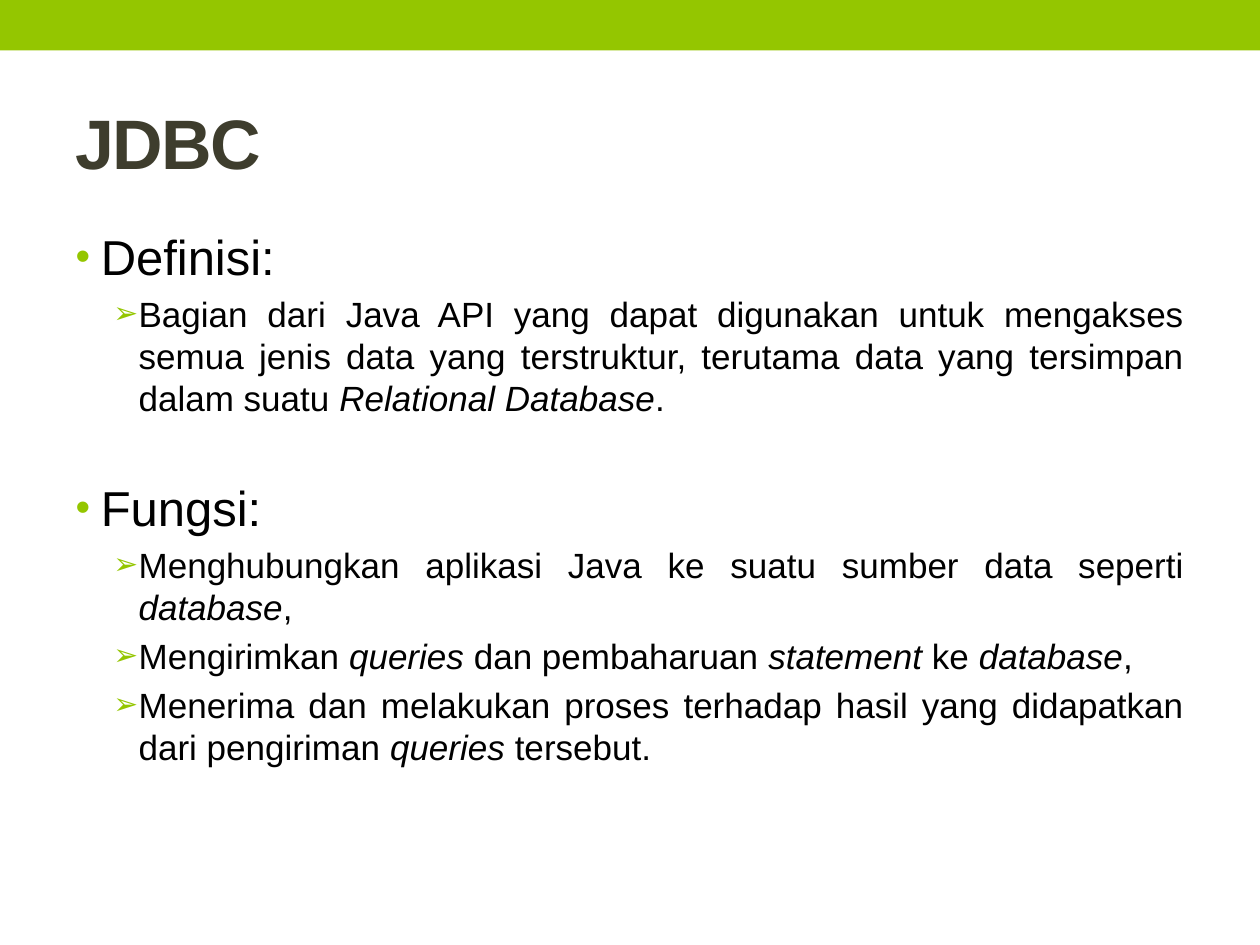
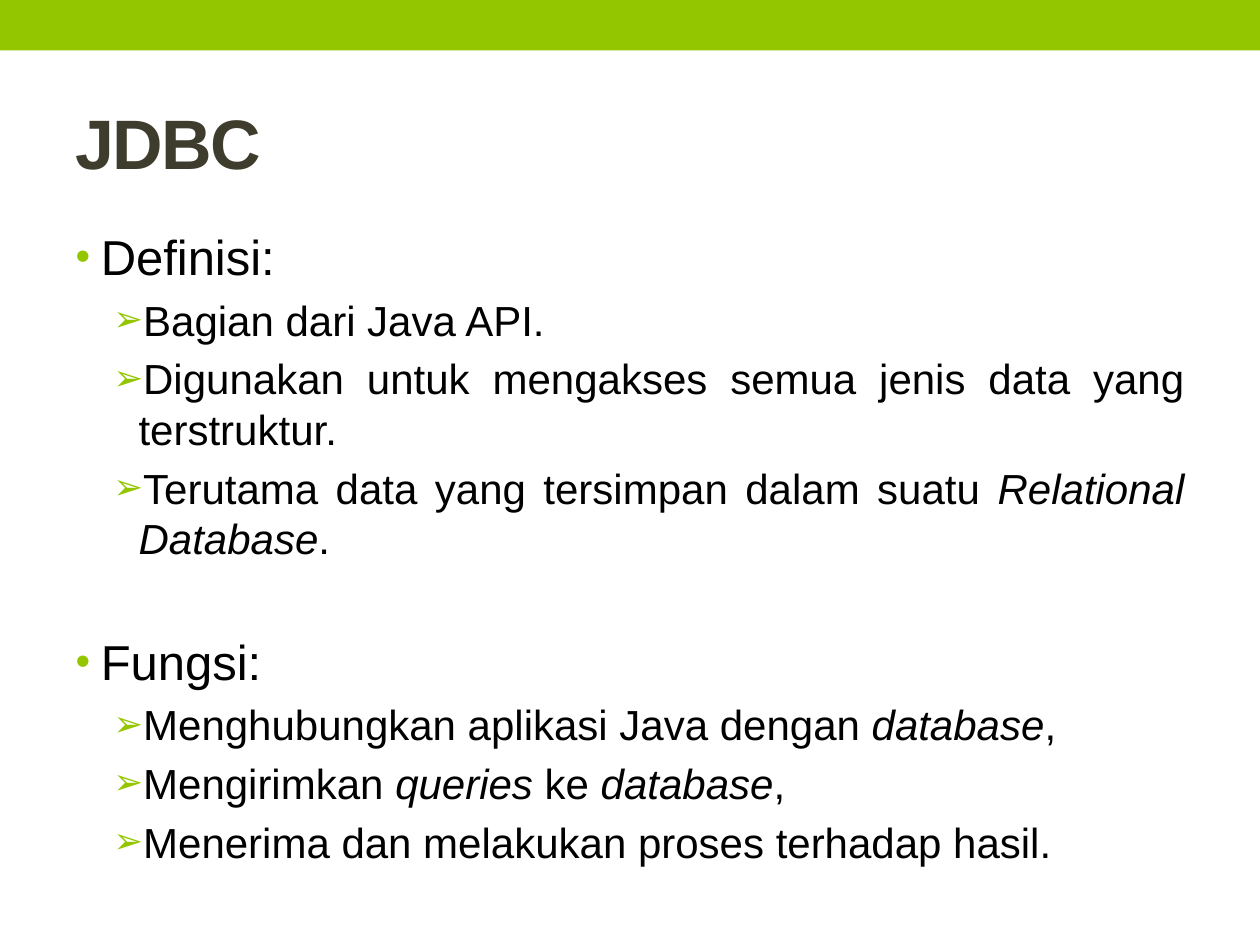
Before and after one commit to TommyAdhityaThe/Skripsi, a slide deck: slide 36 of doc/Presentasi/Review.pptx (slide 42 before the commit). Drawn at 1260x945 pixels with LibreOffice and Linux fonts; fonts in the diff are those of the drawing. Boxes give left, top, right and bottom in pixels: in the first picture for what was removed or moved away, otherwise in the second. Text is boxed around its words. In the diff, an @@ line names an element or a change of style, - is before the commit and + after.

```diff
--- a/doc/Presentasi/Review.pptx
+++ b/doc/Presentasi/Review.pptx
@@ text at bbox=[139, 305, 1185, 555]: text changed; size 20 to 24 pt @@
-  ➢ Bagian dari Java API yang dapat digunakan untuk mengakses semua jenis data yang terstruktur, terutama data yang tersimpan dalam suatu Relational Database.
+  ➢ Bagian dari Java API.
+  ➢ Digunakan untuk mengakses semua jenis data yang terstruktur.
+  ➢ Terutama data yang tersimpan dalam suatu Relational Database.
@@ text at bbox=[143, 709, 1056, 866]: text changed; size 20 to 24 pt @@
-  ➢ Menghubungkan aplikasi Java ke suatu sumber data seperti database,
-  ➢ Mengirimkan queries dan pembaharuan statement ke database,
-  ➢ Menerima dan melakukan proses terhadap hasil yang didapatkan dari pengiriman queries tersebut.
+  ➢ Menghubungkan aplikasi Java dengan database,
+  ➢ Mengirimkan queries ke database,
+  ➢ Menerima dan melakukan proses terhadap hasil.
```
Also in this commit, not shown: 24 other slides changed, 22 slides added, 11 slides removed, 18 other files.
